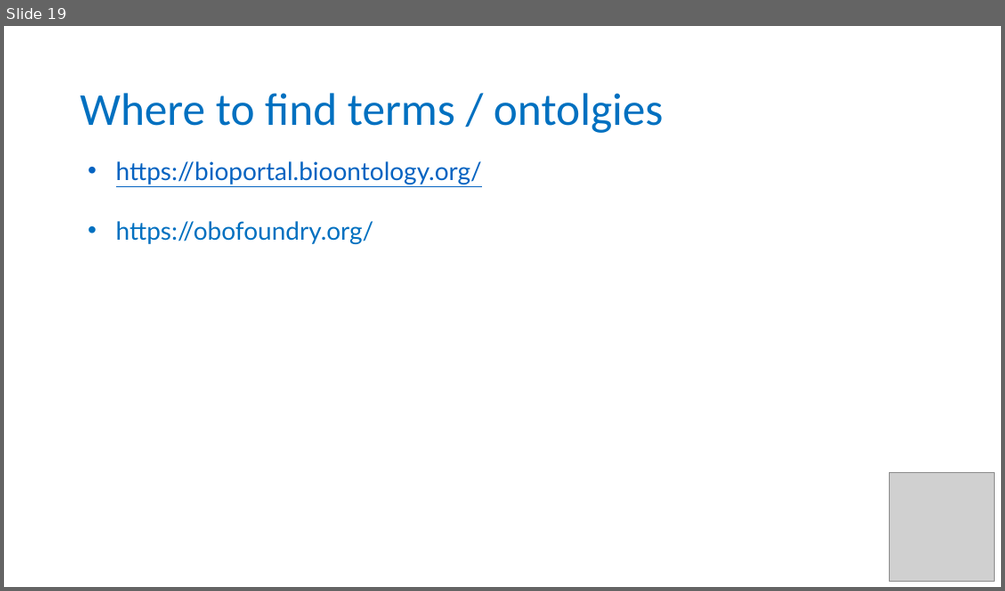
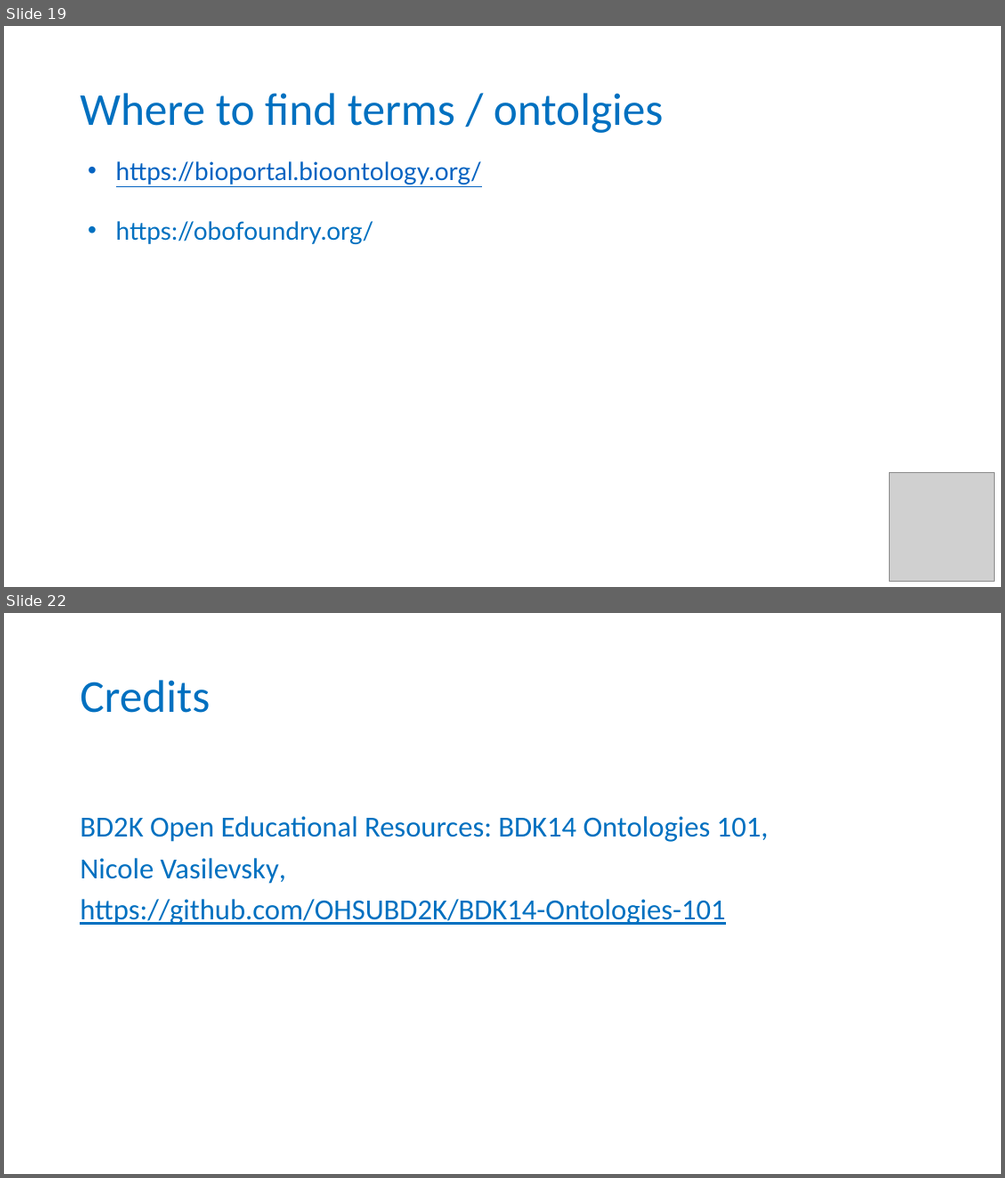
Before and after one commit to carpentries-incubator/fair-bio-practice, a slide deck: instructors/06-being-precise_v2.0.pptx. Shown one above the other, each under a label of ours: slide 19 before the commit, slides 19 and 22 after it; the slides between them are not shown. The pictures are 1005x591 and 1005x1178 pixels, drawn with LibreOffice and Linux fonts; fonts in the diff are those of the drawing; grey boxes stand for pictures; background and template pictures are left out. Boxes give left, top, right and bottom in pixels: in the first picture for what was removed or moved away, otherwise in the second. Text is boxed around its words. In the diff, an @@ line names an element or a change of style, - is before the commit and + after.

Commit message:
Adding content about ontologies

```diff
--- a/instructors/06-being-precise_v2.0.pptx
+++ b/instructors/06-being-precise_v2.0.pptx
@@ slide 22 added at <box>4,613,1001,1174</box>, background #FFFFFF @@
@@ title added at <box>80,680,210,713</box>, 44 pt, text #0070C0 @@
+Credits
@@ text added at <box>80,816,769,925</box>, 28 pt, text #0070C0 @@
+BD2K Open Educational Resources: BDK14 Ontologies 101,
+Nicole Vasilevsky,
+https://github.com/OHSUBD2K/BDK14-Ontologies-101
```
Also in this commit, not shown: 3 slides changed, 1 other slide added, 4 other files.
